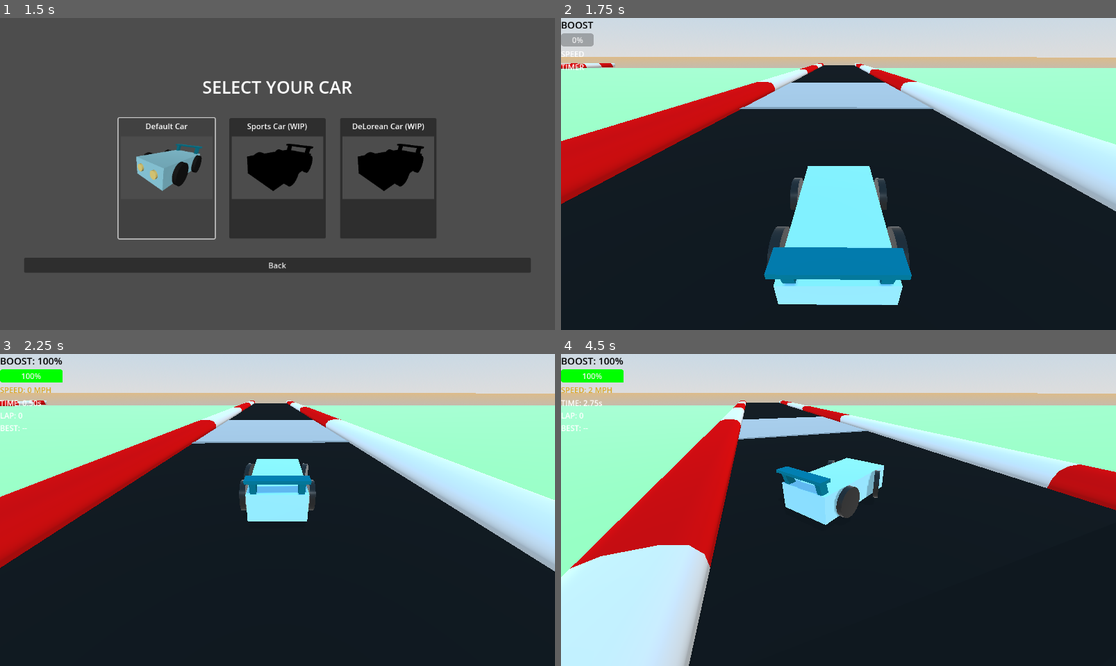
Above: before the commit, frames 1-4 (two rows, left to right).
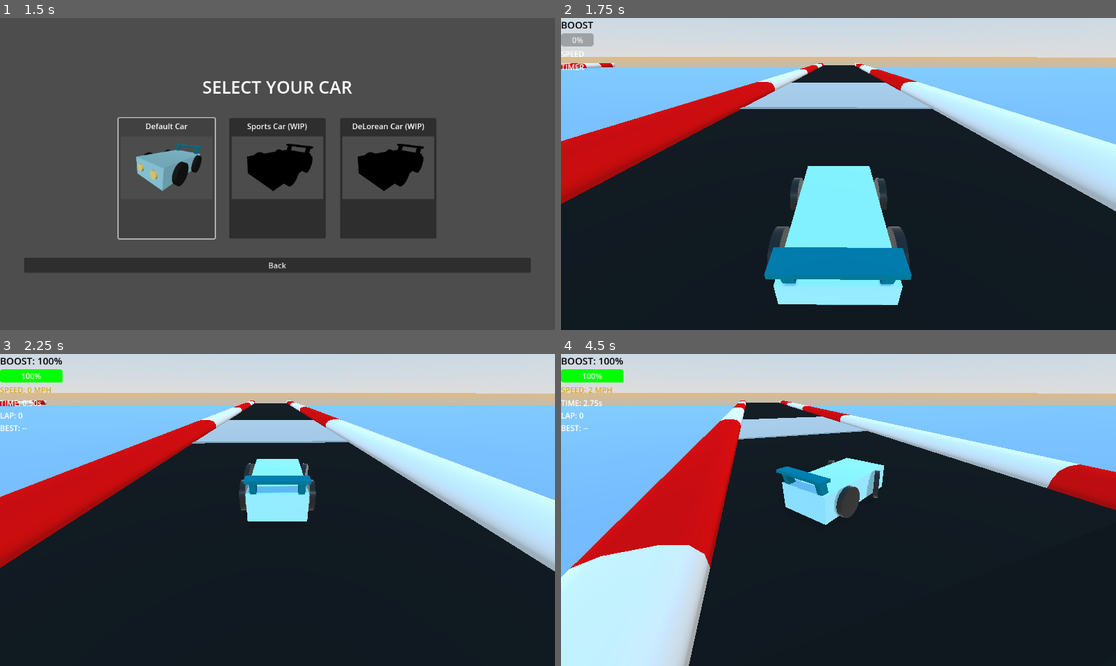
Above: after the commit, the same moments.

Repository: SirWadles/Super-Racer
Game: Godot game, scene res://scenes/main_menu.tscn
Two runs of this game, one before a commit and one after it. Both use one fixed random seed, a clock stepped at 60 frames per second and the inputs below. Sound files missing from this copy of the repository are replaced by a short silence.
Inputs (mouse positions are in pixels of both pictures, inside the frame that each line leads up to):
- Up to frame 1 (1.5 s): click "Start" at 0.5 s; click (166, 177) at 1.25 s
- Up to frame 2 (1.75 s): no input
- Up to frame 3 (2.25 s): tap Enter at 2 s; move the mouse to (399, 494) at 2.02 s; hold D (steer_right) from 2.03 s (still down); hold Ctrl (boost) from 2.03 s (still down)
- Up to frame 4 (4.5 s): move the mouse to (727, 525) at 2.77 s; release D (steer_right) at 2.78 s; release Ctrl (boost) at 2.78 s; hold S (brake) 2.78-3.53 s; tap Ctrl (boost) at 2.85, 3.8 s; move the mouse to (894, 441) at 3.52 s; hold D (steer_right) 3.53-4.28 s; hold Shift (drift) 3.53-4.28 s; move the mouse to (810, 572) at 4.27 s; hold W (accelerate) from 4.28 s (still down); tap Q (reverse_camera) at 4.35 s

Frame 1 is identical in both runs. In frame 2, 10% of the frame differs, in the area x 0-100%, y 16-41%; in frame 3, 13%; in frame 4, 15%, in the area x 0-100%, y 16-72%.

Commit message:
Demo 4 Still
There was an issue with the audio buses not being created for the web build so after some tinkering I found out I need to make the buses manually as well to make them exist on the web. Forgot about making a commit after I fixed it

Diff:
--- a/default_bus_layout.tres
+++ b/default_bus_layout.tres
@@ -1,3 +1,15 @@
 [gd_resource type="AudioBusLayout" format=3 uid="uid://ccwoyr51yfsnb"]
 
 [resource]
+bus/1/name = &"Music"
+bus/1/solo = false
+bus/1/mute = false
+bus/1/bypass_fx = false
+bus/1/volume_db = 0.0
+bus/1/send = &"Master"
+bus/2/name = &"SFX"
+bus/2/solo = false
+bus/2/mute = false
+bus/2/bypass_fx = false
+bus/2/volume_db = 0.0
+bus/2/send = &"Master"
--- a/scenes/AudioOptions.tscn
+++ b/scenes/AudioOptions.tscn
@@ -42,7 +42,7 @@
 offset_top = 291.0
 offset_right = 649.0
 offset_bottom = 307.0
-max_value = 1.0
+max_value = 1.5
 step = 0.01
 value = 1.0
 
@@ -92,7 +92,7 @@
 offset_top = 43.0
 offset_right = 76.0
 offset_bottom = 59.0
-max_value = 1.0
+max_value = 1.5
 step = 0.01
 value = 1.0
 
--- a/scenes/car.tscn
+++ b/scenes/car.tscn
@@ -8,6 +8,7 @@
 [ext_resource type="Material" uid="uid://dilh4j82oi4df" path="res://colors/tail.tres" id="3_jtldb"]
 [ext_resource type="AudioStream" uid="uid://chqmiasqgosfp" path="res://sound/turbo_sc_cobra_01 (mp3cut.net).wav" id="4_ctevm"]
 [ext_resource type="AudioStream" uid="uid://bimifgo63na8e" path="res://sound/4. Night Walker (Linne Theme) (UNI2 Mix).mp3" id="5_ctevm"]
+[ext_resource type="AudioStream" uid="uid://c8u025tvgbo3k" path="res://sound/cloud_blue_boost (mp3cut.net)(1).wav" id="5_uraa1"]
 
 [sub_resource type="BoxMesh" id="BoxMesh_a202f"]
 material = ExtResource("2_50v30")
@@ -41,6 +42,7 @@
 engine_sound_stream = ExtResource("2_4clw4")
 drift_sound_stream = ExtResource("3_ctevm")
 boost_sound_stream = ExtResource("4_ctevm")
+collision_sound_stream = ExtResource("5_uraa1")
 engine_volume_range = Vector2(-16, 0)
 car_music_stream = ExtResource("5_ctevm")
 music_volume_db = -30.0
--- a/scenes/main.tscn
+++ b/scenes/main.tscn
@@ -35,7 +35,7 @@
 ambient_light_color = Color(1, 1, 1, 1)
 
 [sub_resource type="StandardMaterial3D" id="StandardMaterial3D_ig7tw"]
-albedo_color = Color(0.664083, 0.990403, 0.601956, 1)
+albedo_color = Color(0.517974, 0.660078, 0.883826, 1)
 
 [sub_resource type="PlaneMesh" id="PlaneMesh_7dm0k"]
 material = SubResource("StandardMaterial3D_ig7tw")
Not shown: 1 places in scenes/car.tscn that only renumber resources
Not shown, changed: sound/4. Night Walker (Linne Theme) (UNI2 Mix).mp3.import
Not shown, added: sound/cloud_blue_boost (mp3cut.net)(1).wav.import
Not shown, added: sound/cloud_blue_boost (mp3cut.net).wav.import
Not shown, added: sound/cloud_blue_boost.wav.import
Not shown, added: sound/cloud_blue_boost (mp3cut.net)(1).wav
Not shown, added: sound/cloud_blue_boost (mp3cut.net).wav
Not shown, added: sound/cloud_blue_boost.wav
